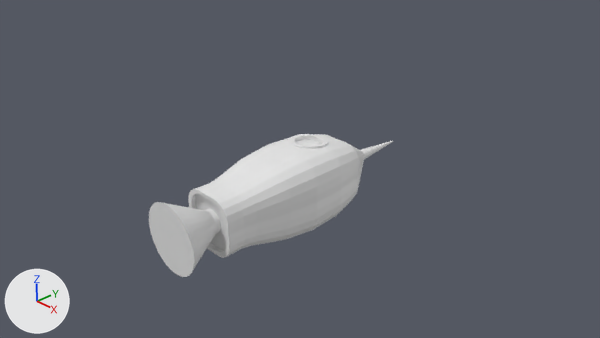
The Blender file WorkingFiles/rocket_hi.blend, before and after one commit.
Both versions are drawn from the file's camera 'Camera'. The axes (+X, +Y, +Z) are drawn at lower left. The lights are the same throughout.
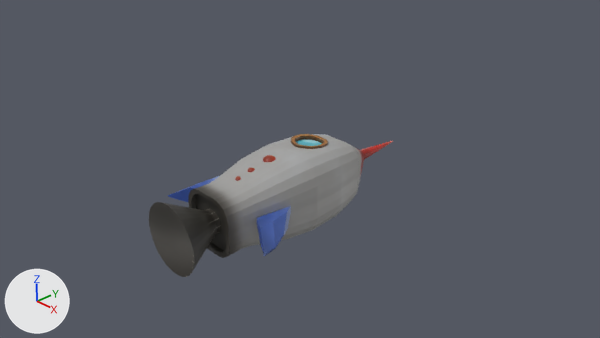
Pixel boxes [x1, y1, x2, y2] of what changed, in the pictures (600 x 338 px):
part 1 of me_circle_002, added: after [230, 134, 328, 184]
part 2 of me_circle_002, added: after [168, 176, 219, 202]
part 3 of me_circle_002, added (blue): after [257, 206, 291, 257]
part 4 of me_circle_002, recoloured: [149, 134, 390, 277] in both

The change, as a list of edits to the scene's bpy script:
```text
Add img_rocket_png_001:
    img_rocket_png_001 = load_image('rocket.png.001', '../Assets/Textures/rocket.png', 2048, 2048, 'sRGB')
Add mat_rocket_png_001:
    mat_rocket_png_001 = principled_material('rocket.png.001')
    mat_rocket_png_001.texture = img_rocket_png_001
Change me_circle_002:
    used by ob_circle; location = (0.0, 0.0, 0.0)
    remove me_circle_002.from_pydata(...)  # 712 vertices, 652 faces; spans x -0.72..0.73, y -2.2..3.01, z -0.73..0.75
    add me_circle_002.from_pydata(...)  # 4008 vertices, 3787 faces; spans x -1.26..1.28, y -2.2..3.01, z -0.73..0.75
    me_circle_002 part 1: 3272 vertices added at x -0.31..0.29, y -0.93..1.0, z 0.54..0.75
    me_circle_002 part 2: 12 vertices added at x -1.26..-0.85, y -1.44..-0.62, z -0.13..0.21
    me_circle_002 part 3: 12 vertices added at x 0.86..1.28, y -1.44..-0.62, z -0.13..0.21
    me_circle_002 part 4: 553 faces spanning x -0.72..0.73, y -2.2..3.01, z -0.73..0.75 switch from no material to mat_rocket_png_001 (picture img_rocket_png_001)
```
